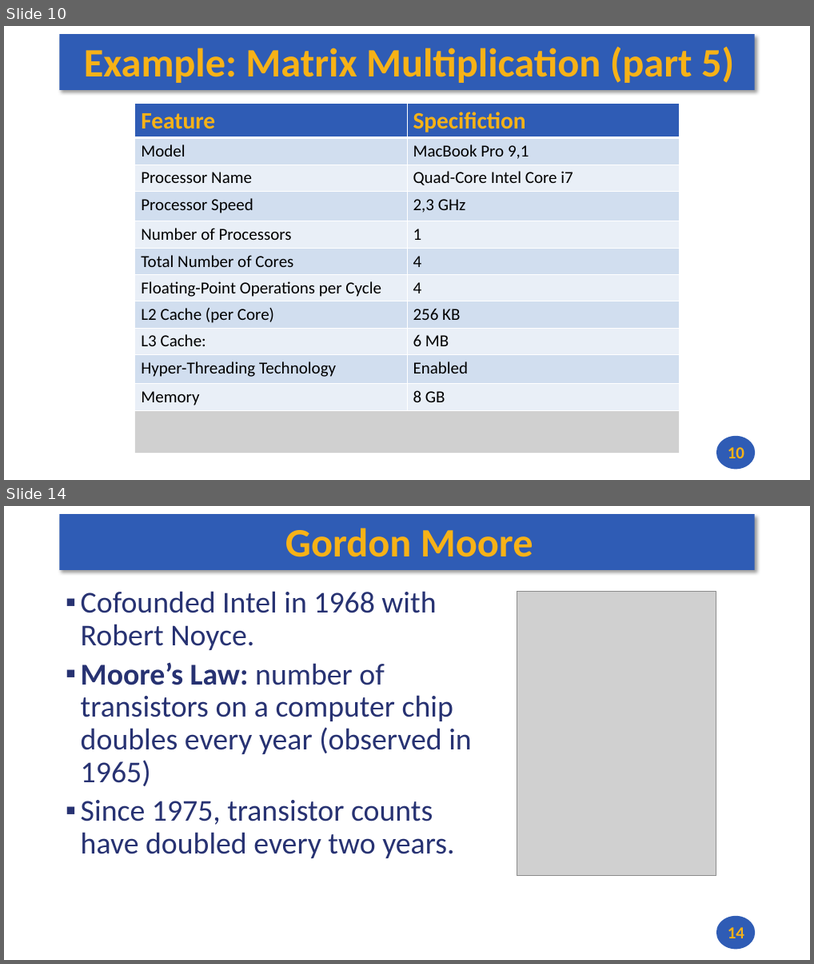
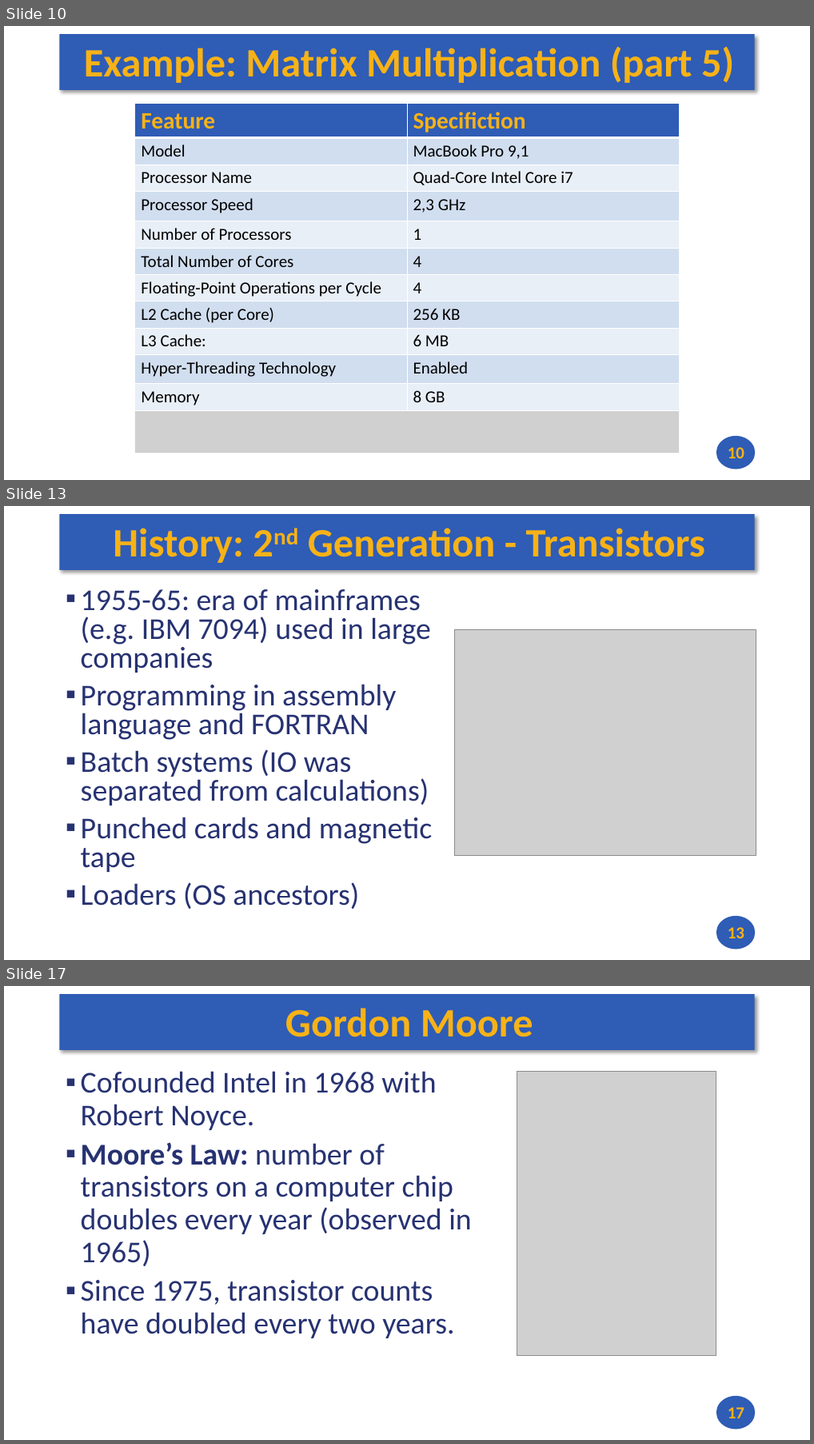
Before and after one commit to andrewt0301/hse-acos-course, a slide deck: docs/part1ca/01_Introduction/CA_Lecture_01.pptx. Shown one above the other, each under a label of ours: slides 10 and 14 before the commit, slides 10, 13 and 17 after it; the slides between them are not shown. The pictures are 814x964 and 814x1444 pixels, drawn with LibreOffice and Linux fonts; fonts in the diff are those of the drawing; grey boxes stand for pictures. Boxes give left, top, right and bottom in pixels: in the first picture for what was removed or moved away, otherwise in the second. Text is boxed around its words. In the diff, an @@ line names an element or a change of style, - is before the commit and + after.

```diff
--- a/docs/part1ca/01_Introduction/CA_Lecture_01.pptx
+++ b/docs/part1ca/01_Introduction/CA_Lecture_01.pptx
@@ slide 13 added at (4, 506, 810, 960), background #FFFFFF; not listed: 2 template elements that a slide beside it also shows @@
@@ title added at (113, 528, 706, 563), 48 pt, text #F7B217, bold @@
+History: 2nd Generation - Transistors
@@ text added at (81, 589, 432, 908), 36 pt, text #273272 @@
+▪ 1955-65: era of mainframes (e.g. IBM 7094) used in large companies
+▪ Programming in assembly language and FORTRAN
+▪ Batch systems (IO was separated from calculations)
+▪ Punched cards and magnetic tape
+▪ Loaders (OS ancestors)
@@ picture added at (455, 629, 757, 855) @@
@@ page number added at (728, 927, 745, 938), 20 pt, text #F7B217, bold @@
+13
@@ what was slide 14 is now slide 17 @@
@@ page number at (728, 1407, 745, 1418): text changed @@
-14
+17
```
Also in this commit, not shown: 7 slides changed, 2 other slides added, 1 other file.
